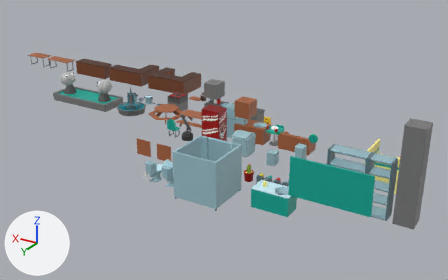
Before and after pictures for a commit that changed the Blender file Assets/Blender/Office Game Props.blend.
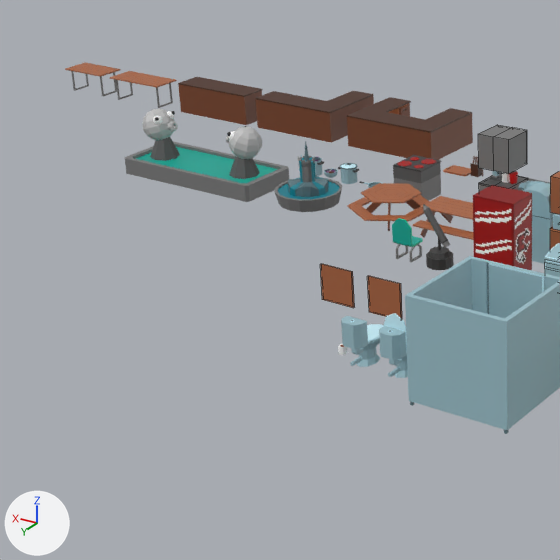
Each version appears first whole from a 50 mm lens placed at (-37.5, 72.7, 30.4), pointed at (0.4, 9.5, -1.3), and next in a close-up on the part from 0% to 53% of the width and 9% to 94% of the height. The lights are fixed; the arrows at lower left show +X, +Y and +Z. The close-ups show mesh edges as thin lines.

The scene before the commit, as lines of its bpy script (objects in view):
```python
me_cube_032 = bpy.data.meshes.new('Cube.032')
me_cube_032.from_pydata(...)  # 360 vertices, 390 faces; spans x -2.3..2.3, y -1.8..1.8, z 0.04..1.7
me_cube_032.materials.append(mat_texture)  # picture img_texture_test_11_png
me_cube_067 = bpy.data.meshes.new('Cube.067')
me_cube_067.from_pydata(...)  # 800 vertices, 823 faces; spans x -5.0..5.0, y -2.0..2.0, z 0.0..3.83
me_cube_067.materials.append(mat_texture)  # picture img_texture_test_11_png
me_cube_072 = bpy.data.meshes.new('Cube.072')
me_cube_072.from_pydata(...)  # 242 vertices, 228 faces; spans x -3.3..3.3, y -4.2..0.6, z 0.0..2.1
me_cube_072.materials.append(mat_texture)  # picture img_texture_test_11_png
ob_c_food_bench = bpy.data.objects.new('C_Food Bench', me_cube_032)
ob_c_food_bench.location = (4.0, 10.0, 0.0)
ob_c_food_bench.visible_shadow = False
ob_d_desk_u = bpy.data.objects.new('D_Desk U', me_cube_072)
ob_d_desk_u.location = (16.0, 0.0, 0.0)
ob_d_desk_u.visible_shadow = False
ob_d_fountain_1 = bpy.data.objects.new('D_Fountain 1', me_cube_067)
ob_d_fountain_1.location = (23.0, 10.0, 0.0)
ob_d_fountain_1.visible_shadow = False
# also in view: 'Vending Machine' at (-1.0, 14.1, 2.4); 'D_Pencil Statue' at (3.1, 14.0, 1.6); 'K_Cabinet' at (4.0, 5.9, 4.0); 'D_Desk L' at (23.9, -1.8, 1.0); 'Breakroom_Fridge' at (-1.0, 10.1, 2.0)
```
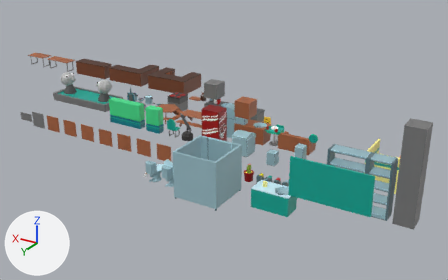
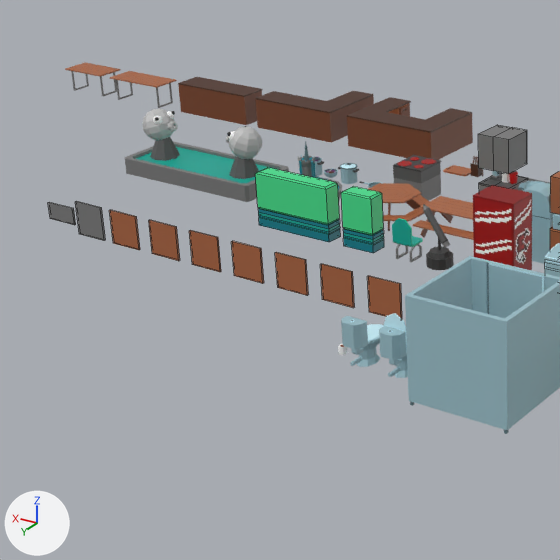
Where the change shows, as pixel boxes [x1, y1, x2, y2] in the close-ups (560 x 560 px):
'Flower Bush Big', added: after [255, 167, 341, 242]
'Flower Bush', added: after [341, 186, 384, 253]
'WD_Poster 4', added (brown): after [275, 252, 308, 296]
'WD_Poster 5', added (brown): after [231, 241, 264, 284]
'WD_Poster 6', added (brown): after [189, 230, 221, 272]
'WD_Poster 7', added (brown): after [149, 220, 180, 261]
'WD_Poster 8', added (brown): after [109, 210, 140, 250]
'WD_Wall Fan', added: after [75, 201, 106, 241]
'WD_Vent', added: after [48, 202, 76, 225]
'D_Fountain 2', unchanged, covered by the edit: before [274, 142, 342, 212]; after [299, 142, 342, 200]

The change, as a diff of the scene's bpy script:
```diff
--- a/Assets/Blender/Office Game Props.blend.py
+++ b/Assets/Blender/Office Game Props.blend.py
@@ ob_wd_poster_8 @@
+ob_wd_poster_8 = bpy.data.objects.new('WD_Poster 8', me_cube_078)  # a box spanning x -1.0..1.0, y -0.1..0.0, z -1.0..1.0; in mat_texture (picture img_texture_test_11_png)
+ob_wd_poster_8.location = (21.0, 19.0, 0.0)
@@ ob_wd_poster_7 @@
+ob_wd_poster_7 = bpy.data.objects.new('WD_Poster 7', me_cube_077)  # a box spanning x -1.0..1.0, y -0.1..0.0, z -1.0..1.0; in mat_texture (picture img_texture_test_11_png)
+ob_wd_poster_7.location = (18.0, 19.0, 0.0)
@@ ob_wd_poster_6 @@
+ob_wd_poster_6 = bpy.data.objects.new('WD_Poster 6', me_cube_076)  # a box spanning x -1.0..1.0, y -0.1..0.0, z -1.0..1.0; in mat_texture (picture img_texture_test_11_png)
+ob_wd_poster_6.location = (15.0, 19.0, 0.0)
@@ ob_wd_poster_5 @@
+ob_wd_poster_5 = bpy.data.objects.new('WD_Poster 5', me_cube_075)  # a box spanning x -1.0..1.0, y -0.1..0.0, z -1.0..1.0; in mat_texture (picture img_texture_test_11_png)
+ob_wd_poster_5.location = (12.0, 19.0, 0.0)
@@ ob_wd_poster_4 @@
+ob_wd_poster_4 = bpy.data.objects.new('WD_Poster 4', me_cube_074)  # a box spanning x -1.0..1.0, y -0.1..0.0, z -1.0..1.0; in mat_texture (picture img_texture_test_11_png)
+ob_wd_poster_4.location = (9.0, 19.0, 0.0)
@@ ob_wd_wall_fan @@
+ob_wd_wall_fan = bpy.data.objects.new('WD_Wall Fan', me_cube_068)  # a box spanning x -1.0..1.0, y -0.1..0.0, z -1.0..1.0; in mat_texture (picture img_texture_test_11_png)
+ob_wd_wall_fan.location = (23.7, 19.0, 0.0)
@@ ob_wd_vent @@
+ob_wd_vent = bpy.data.objects.new('WD_Vent', me_cube_065)  # a box spanning x -1.0..1.0, y -0.1..0.0, z -1.0..1.0; in mat_texture (picture img_texture_test_11_png)
+ob_wd_vent.location = (26.0, 19.0, 0.0)
+ob_wd_vent.scale = (1.0, 1.0, 0.5)
@@ ob_flower_bush_big @@
+ob_flower_bush_big = bpy.data.objects.new('Flower Bush Big', me_cube_073)  # 40 vertices, 36 faces; spans x -1.0..4.0, y -0.5..0.5, z 0.0..3.2; in mat_texture (picture img_texture_test_11_png)
+ob_flower_bush_big.location = (11.0, 14.0, 0.0)
@@ ob_flower_bush @@
+ob_flower_bush = bpy.data.objects.new('Flower Bush', me_cube_069)  # 40 vertices, 36 faces; spans x -1.0..1.0, y -0.5..0.5, z 0.0..3.2; in mat_texture (picture img_texture_test_11_png)
+ob_flower_bush.location = (8.0, 14.0, 0.0)
```
